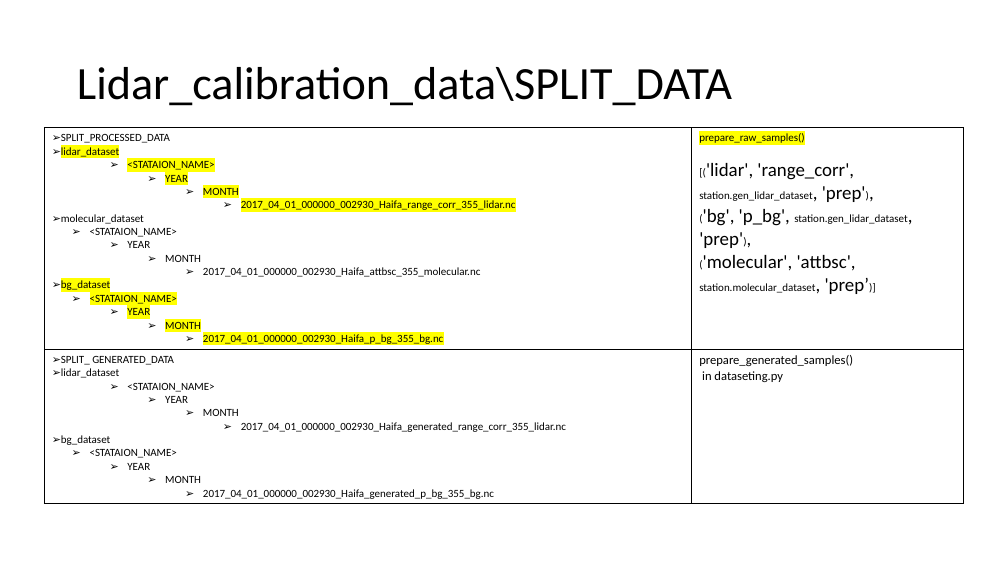
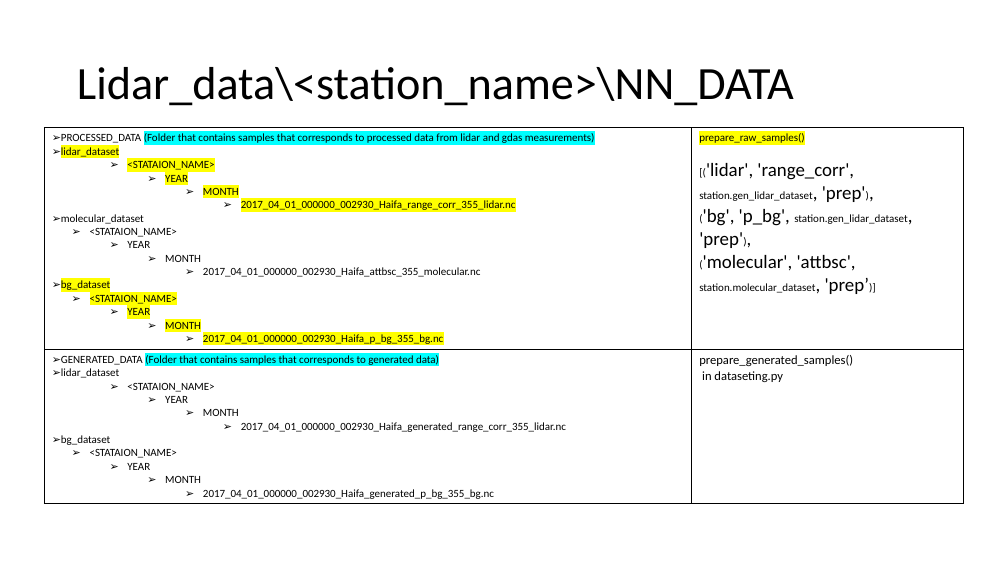
Before and after one commit to Addalin/pyALiDAn, a slide deck: slide 6 of Paths_lidar_learning.pptx. Drawn at 1008x567 pixels with LibreOffice and Linux fonts; fonts in the diff are those of the drawing. Boxes give left, top, right and bottom in pixels: in the first picture for what was removed or moved away, otherwise in the second. Text is boxed around its words. In the diff, an @@ line names an element or a change of style, - is before the commit and + after.

```diff
--- a/Paths_lidar_learning.pptx
+++ b/Paths_lidar_learning.pptx
@@ title at (77,67,794,106): text changed @@
-Lidar_calibration_data\SPLIT_DATA
+Lidar_data\<station_name>\NN_DATA
@@ table at (45,128,965,503) @@
-row 1, column 1: SPLIT_PROCESSED_DATA / lidar_dataset / <STATAION_NAME> / YEAR / MONTH / 2017_04_01_000000_002930_Haifa_range_corr_355_lidar.nc / molecular_dataset / <STATAION_NAME> / YEAR / MONTH / 2017_04_01_000000_002930_Haifa_attbsc_355_molecular.nc / bg_dataset / <STATAION_NAME> / YEAR / MONTH / 2017_04_01_000000_002930_Haifa_p_bg_355_bg.nc
+row 1, column 1: PROCESSED_DATA (Folder that contains samples that corresponds to processed data from lidar and gdas measurements) / lidar_dataset / <STATAION_NAME> / YEAR / MONTH / 2017_04_01_000000_002930_Haifa_range_corr_355_lidar.nc / molecular_dataset / <STATAION_NAME> / YEAR / MONTH / 2017_04_01_000000_002930_Haifa_attbsc_355_molecular.nc / bg_dataset / <STATAION_NAME> / YEAR / MONTH / 2017_04_01_000000_002930_Haifa_p_bg_355_bg.nc
-row 2, column 1: SPLIT_ GENERATED_DATA / lidar_dataset / <STATAION_NAME> / YEAR / MONTH / 2017_04_01_000000_002930_Haifa_generated_range_corr_355_lidar.nc / bg_dataset / <STATAION_NAME> / YEAR / MONTH / 2017_04_01_000000_002930_Haifa_generated_p_bg_355_bg.nc
+row 2, column 1: GENERATED_DATA (Folder that contains samples that corresponds to generated data) / lidar_dataset / <STATAION_NAME> / YEAR / MONTH / 2017_04_01_000000_002930_Haifa_generated_range_corr_355_lidar.nc / bg_dataset / <STATAION_NAME> / YEAR / MONTH / 2017_04_01_000000_002930_Haifa_generated_p_bg_355_bg.nc
```
Also in this commit, not shown: 4 other slides changed.
